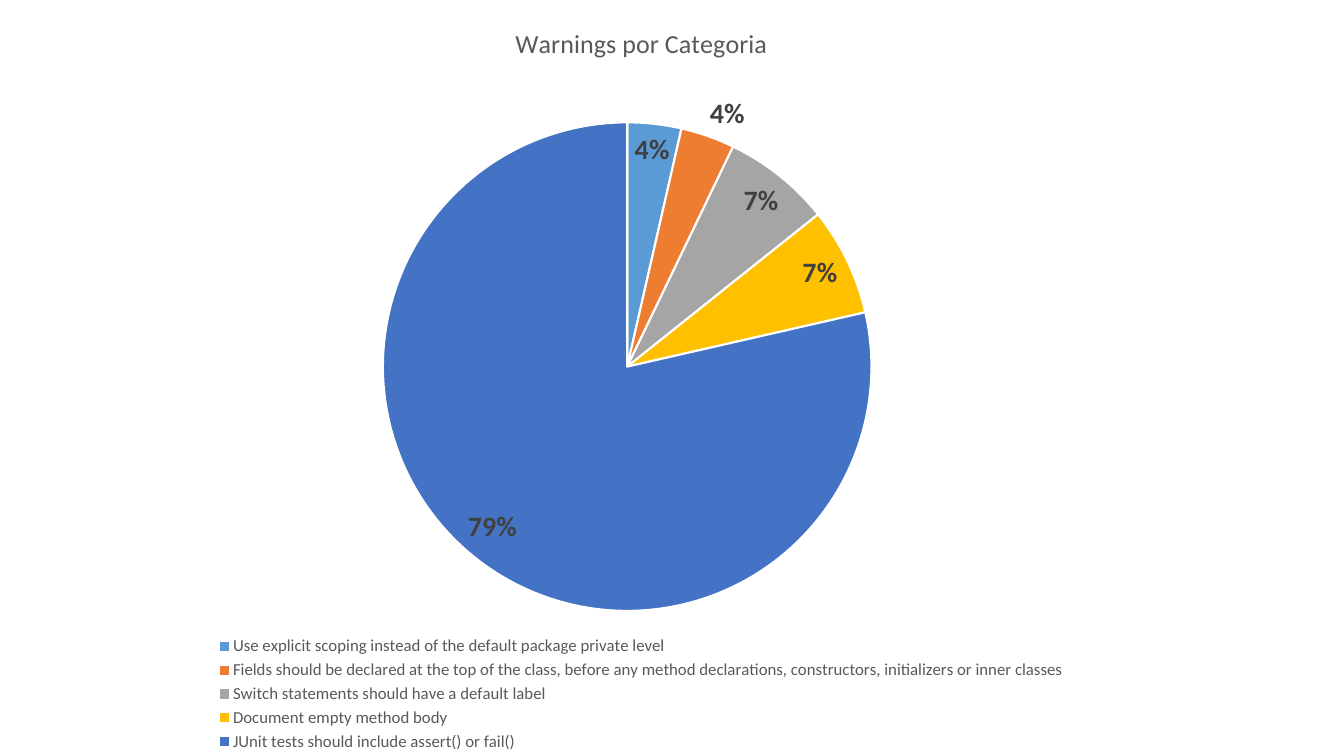
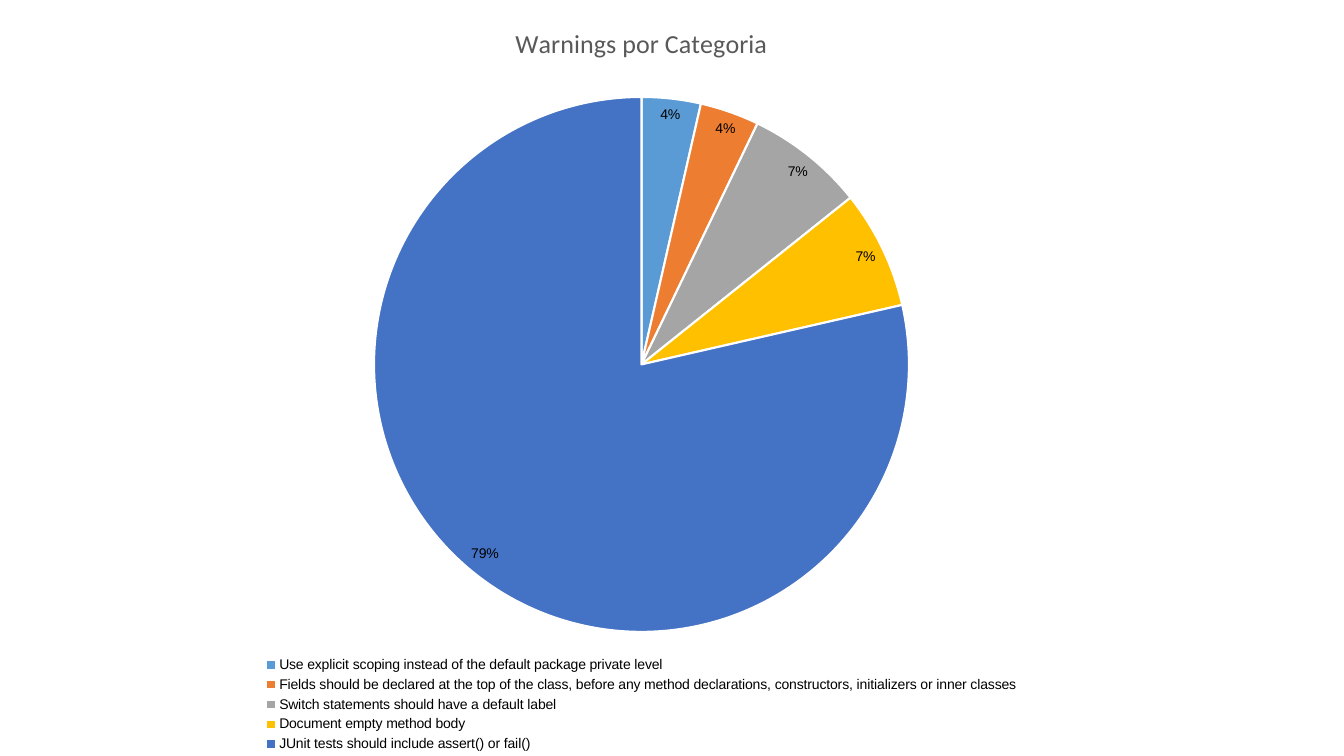
Before and after one commit to leandrojara/cs-ii, a slide deck: slide 2 of Documentação/Apresentação1.pptx. Drawn at 1344x756 pixels with LibreOffice and Linux fonts; fonts in the diff are those of the drawing. Boxes give left, top, right and bottom in pixels: in the first picture for what was removed or moved away, otherwise in the second. Text is boxed around its words. In the diff, an @@ line names an element or a change of style, - is before the commit and + after.

```diff
--- a/Documentação/Apresentação1.pptx
+++ b/Documentação/Apresentação1.pptx
@@ pie chart at box(59, 0, 1225, 756) @@
@@ data labels of Warnings por Categoria changed @@
@@ legend changed @@
@@ lettering changed @@
```
Also in this commit, not shown: 1 slide added.
